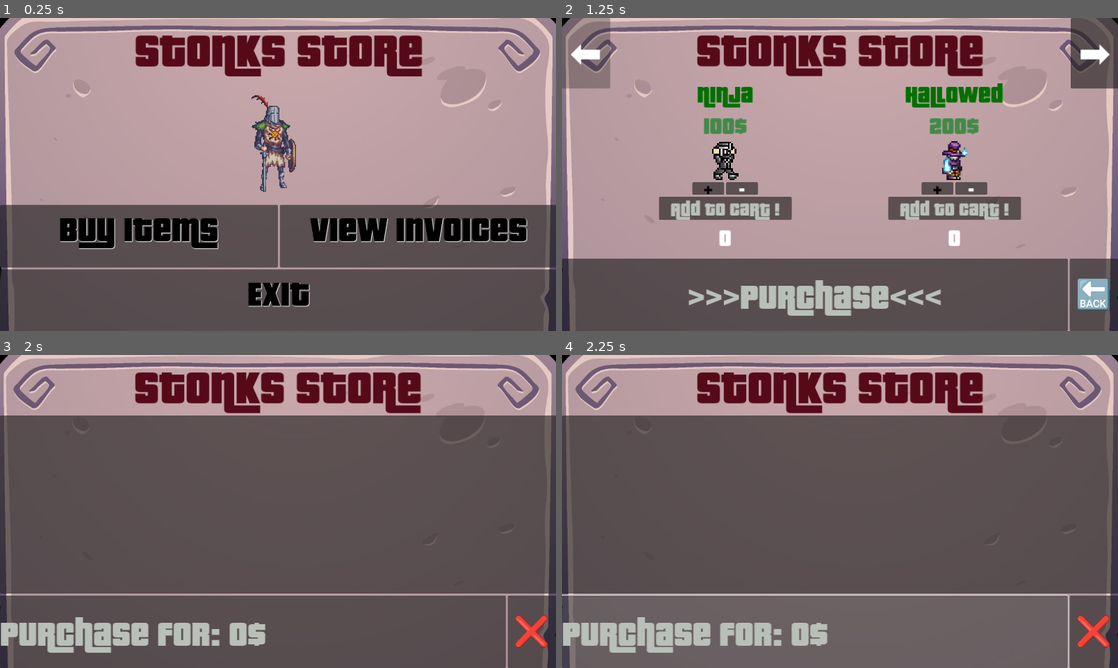
Above: before the commit, frames 1-4 (two rows, left to right).
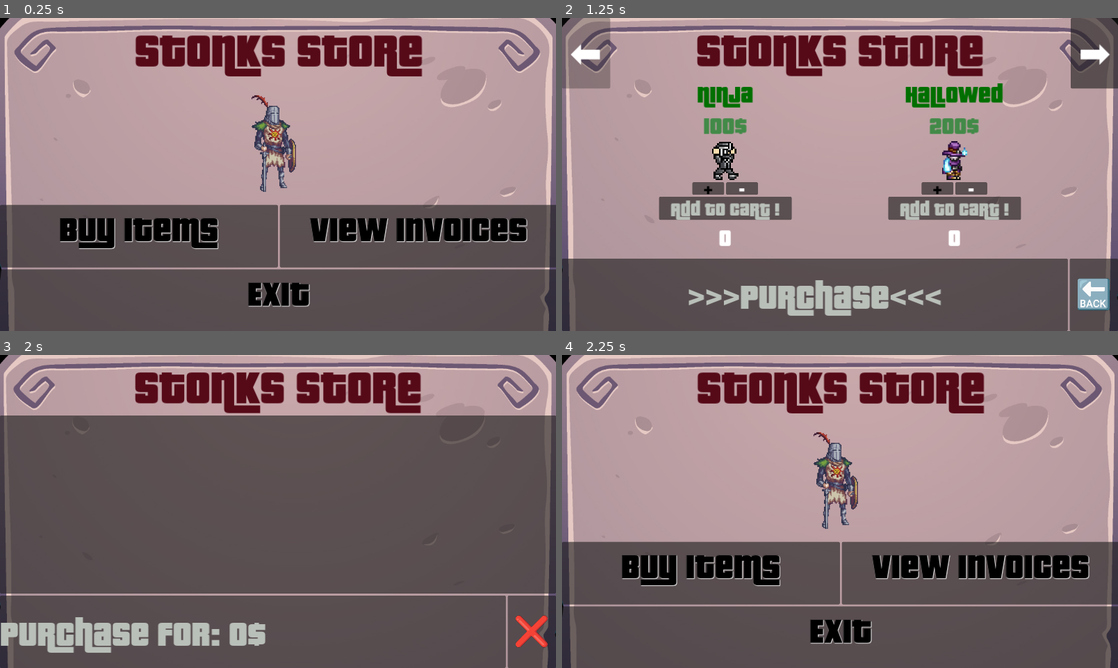
Above: after the commit, the same moments.

Repository: ImTheo/Stonks
Game: Godot game, scene res://main.tscn
Two runs of this game, one before a commit and one after it. Both use one fixed random seed, a clock stepped at 60 frames per second and the inputs below.
Inputs:
- Up to frame 1 (0.25 s): no input
- Up to frame 2 (1.25 s): click "Buy Items" at 0.5 s
- Up to frame 3 (2 s): click ">>>Purchase<<<" at 1.25 s
- Up to frame 4 (2.25 s): click "Purchase for: 0$" at 2 s

Frames 1-3 are identical in both runs. In frame 4, 52% of the frame differs, in the area x 0-100%, y 0-100%.

Commit message:
use of resource

Diff:
--- /dev/null
+++ b/Assets/storeItems/productos.tres
@@ -0,0 +1,43 @@
+[gd_resource type="Resource" script_class="ProductsItems" load_steps=8 format=3]
+
+[ext_resource type="Script" path="res://Product/Product.gd" id="1_4gsba"]
+[ext_resource type="Script" path="res://Resources/ProductItems.gd" id="2_vd4a8"]
+
+[sub_resource type="Resource" id="Resource_y81vf"]
+script = ExtResource("1_4gsba")
+name = "Ninja"
+price = 100.0
+texture_asset = "res://Assets/storeItems/ninja.png"
+count = 0
+
+[sub_resource type="Resource" id="Resource_62ll2"]
+script = ExtResource("1_4gsba")
+name = "Hallowed"
+price = 200.0
+texture_asset = "res://Assets/storeItems/Hallowed_armor.png"
+count = 0
+
+[sub_resource type="Resource" id="Resource_tt0yl"]
+script = ExtResource("1_4gsba")
+name = "Gladiator"
+price = 200.0
+texture_asset = "res://Assets/storeItems/Gladiator_armor_female.png"
+count = 0
+
+[sub_resource type="Resource" id="Resource_qbhb7"]
+script = ExtResource("1_4gsba")
+name = "Turtle"
+price = 123.0
+texture_asset = "res://Assets/storeItems/Turtle_armor.png"
+count = 0
+
+[sub_resource type="Resource" id="Resource_6ejo2"]
+script = ExtResource("1_4gsba")
+name = "Spider"
+price = 50.42
+texture_asset = "res://Assets/storeItems/Spider_armor.png"
+count = 0
+
+[resource]
+script = ExtResource("2_vd4a8")
+products = Array[ExtResource("1_4gsba")]([SubResource("Resource_y81vf"), SubResource("Resource_62ll2"), SubResource("Resource_tt0yl"), SubResource("Resource_qbhb7"), SubResource("Resource_6ejo2")])
--- a/Cart/PurchaseScene.gd
+++ b/Cart/PurchaseScene.gd
@@ -1,10 +1,10 @@
 class_name Cart
 extends Control
 
-@export var products:Array[Product] = ProductsItems.new().products
 @onready var products_container = [%Product_1,%Product_2]
 var current_page:int = 1
 var next_page:int = current_page + 1
+var products = preload("res://productos.tres").products
 
 func _ready():
 	show_next_pages_buttons()
--- a/Checkout/Checkout.gd
+++ b/Checkout/Checkout.gd
@@ -2,25 +2,29 @@
 
 @onready var products:Array[Product] = CartList.products
 var save_object = SaveResource.new()
+var header:String
+var detail:String
+var invoice:String
 
 func _ready():
 	CartList.products = []
+	poblateItemList()
+	$VBoxContainer/HBoxContainer/Button_ConfirmPurchase/Title_ConfirmPurchase.text = "Purchase for: " + str(calculate_total()) + "$"
+
+func poblateItemList():
 	var itemList:ItemList = $VBoxContainer/HBoxContainer_Products/ItemList as ItemList
-	var header:String
-	var detail:String
-	var invoice:String
 	for product:Product in products:
 		header = product.name
 		detail = "#" + str(product.count) + " x " + str(product.price) + "€"
 		invoice = detail + " " + header
 		itemList.add_item(invoice, load(product.texture_asset))
-	$VBoxContainer/HBoxContainer/Button_ConfirmPurchase/Title_ConfirmPurchase.text = "Purchase for: " + str(calculate_total()) + "$"
 
 func _on_button_confirm_purchase_pressed():
 	var invoice:Invoice = Invoice.new()
 	invoice.products = products
 	invoice.total = calculate_total()
 	save_object.write_saveInvoice(invoice)
+	get_tree().change_scene_to_file("res://main.tscn")
 
 func calculate_total() -> float:
 	var total:float = 0
--- a/Product/Product.gd
+++ b/Product/Product.gd
@@ -5,12 +5,6 @@
 @export var texture_asset:String
 @export var count:int
 
-func _init(name:String,price:float,texture:String):
-	self.name = name
-	self.price = price
-	self.texture_asset = texture
-	self.count = 0
-
 func increment_count():
 	count = count+1
 
--- a/Resources/ProductItems.gd
+++ b/Resources/ProductItems.gd
@@ -1,16 +1,11 @@
+class_name ProductsItems
 extends Resource
-class_name ProductsItems
-
-@export var products_data:Array[Dictionary] = [{"name":"Ninja","price":100,"texture":"res://Assets/storeItems/ninja.png"},
-{"name":"Hallowed","price":200,"texture":"res://Assets/storeItems/Hallowed_armor.png"},
-{"name":"Gladiator","price":200,"texture":"res://Assets/storeItems/Gladiator_armor_female.png"},
-{"name":"Turtle","price":123,"texture":"res://Assets/storeItems/Turtle_armor.png"},
-{"name":"Spider","price":50.42,"texture":"res://Assets/storeItems/Spider_armor.png"},
-# {"name":"Ale","price":666,"texture":"res://Assets/storeItems/Adamantite_armor.png"}
-]
-
-var products:Array[Product]
-
-func _init():
-	for product in products_data:
-		products.append(Product.new(product["name"],product["price"],product["texture"]))
+#var products_data:Array[Dictionary] = [{"name":"Ninja","price":100,"texture":"res://Assets/storeItems/ninja.png"},
+#{"name":"Hallowed","price":200,"texture":"res://Assets/storeItems/Hallowed_armor.png"},
+#{"name":"Gladiator","price":200,"texture":"res://Assets/storeItems/Gladiator_armor_female.png"},
+#{"name":"Turtle","price":123,"texture":"res://Assets/storeItems/Turtle_armor.png"},
+#{"name":"Spider","price":50.42,"texture":"res://Assets/storeItems/Spider_armor.png"},
+## {"name":"Ale","price":666,"texture":"res://Assets/storeItems/Adamantite_armor.png"}
+#]
+@export var products:Array[Product]
+#@export var lol:String = ""
--- a/Saves/invoice21_29_48.tres
+++ b/Saves/invoice21_29_48.tres
@@ -1,4 +1,4 @@
-[gd_resource type="Resource" script_class="SaveResource" load_steps=7 format=3]
+[gd_resource type="Resource" script_class="SaveResource" load_steps=7 format=3 uid="uid://bf23atyl7eu0p"]
 
 [ext_resource type="Script" path="res://Product/Product.gd" id="1_k20pt"]
 [ext_resource type="Script" path="res://Resources/Invoices.gd" id="2_c7nh7"]
--- /dev/null
+++ b/Saves/invoice21_35_57.tres
@@ -0,0 +1,42 @@
+[gd_resource type="Resource" script_class="SaveResource" load_steps=9 format=3 uid="uid://dga06rrka2q7d"]
+
+[ext_resource type="Script" path="res://Product/Product.gd" id="1_kwrjs"]
+[ext_resource type="Script" path="res://Resources/Invoices.gd" id="2_i3mnb"]
+[ext_resource type="Script" path="res://Checkout/save_invoice.gd" id="3_p80tm"]
+
+[sub_resource type="Resource" id="Resource_12ict"]
+script = ExtResource("1_kwrjs")
+name = "Ninja"
+price = 100.0
+texture_asset = "res://Assets/storeItems/ninja.png"
+count = 2
+
+[sub_resource type="Resource" id="Resource_xdd8n"]
+script = ExtResource("1_kwrjs")
+name = "Hallowed"
+price = 200.0
+texture_asset = "res://Assets/storeItems/Hallowed_armor.png"
+count = 3
+
+[sub_resource type="Resource" id="Resource_0idt3"]
+script = ExtResource("1_kwrjs")
+name = "Turtle"
+price = 123.0
+texture_asset = "res://Assets/storeItems/Turtle_armor.png"
+count = 1
+
+[sub_resource type="Resource" id="Resource_asmuo"]
+script = ExtResource("1_kwrjs")
+name = "Spider"
+price = 50.42
+texture_asset = "res://Assets/storeItems/Spider_armor.png"
+count = 3
+
+[sub_resource type="Resource" id="Resource_yydj0"]
+script = ExtResource("2_i3mnb")
+products = Array[ExtResource("1_kwrjs")]([SubResource("Resource_12ict"), SubResource("Resource_xdd8n"), SubResource("Resource_0idt3"), SubResource("Resource_asmuo")])
+total = 1074.26
+
+[resource]
+script = ExtResource("3_p80tm")
+invoice = SubResource("Resource_yydj0")
--- /dev/null
+++ b/Saves/invoice21_36_33.tres
@@ -0,0 +1,28 @@
+[gd_resource type="Resource" script_class="SaveResource" load_steps=7 format=3 uid="uid://dghc8cey3c8l3"]
+
+[ext_resource type="Script" path="res://Product/Product.gd" id="1_k7gdo"]
+[ext_resource type="Script" path="res://Resources/Invoices.gd" id="2_efx7y"]
+[ext_resource type="Script" path="res://Checkout/save_invoice.gd" id="3_k1tv8"]
+
+[sub_resource type="Resource" id="Resource_4wyhe"]
+script = ExtResource("1_k7gdo")
+name = "Ninja"
+price = 100.0
+texture_asset = "res://Assets/storeItems/ninja.png"
+count = 1
+
+[sub_resource type="Resource" id="Resource_x5lqr"]
+script = ExtResource("1_k7gdo")
+name = "Hallowed"
+price = 200.0
+texture_asset = "res://Assets/storeItems/Hallowed_armor.png"
+count = 2
+
+[sub_resource type="Resource" id="Resource_63nb2"]
+script = ExtResource("2_efx7y")
+products = Array[ExtResource("1_k7gdo")]([SubResource("Resource_4wyhe"), SubResource("Resource_x5lqr")])
+total = 500.0
+
+[resource]
+script = ExtResource("3_k1tv8")
+invoice = SubResource("Resource_63nb2")
--- /dev/null
+++ b/Saves/invoice21_38_04.tres
@@ -0,0 +1,35 @@
+[gd_resource type="Resource" script_class="SaveResource" load_steps=8 format=3 uid="uid://dpwmpga2m8wmf"]
+
+[ext_resource type="Script" path="res://Product/Product.gd" id="1_jbu73"]
+[ext_resource type="Script" path="res://Resources/Invoices.gd" id="2_we8hf"]
+[ext_resource type="Script" path="res://Checkout/save_invoice.gd" id="3_slega"]
+
+[sub_resource type="Resource" id="Resource_146d7"]
+script = ExtResource("1_jbu73")
+name = "Ninja"
+price = 100.0
+texture_asset = "res://Assets/storeItems/ninja.png"
+count = 4
+
+[sub_resource type="Resource" id="Resource_fjjfa"]
+script = ExtResource("1_jbu73")
+name = "Hallowed"
+price = 200.0
+texture_asset = "res://Assets/storeItems/Hallowed_armor.png"
+count = 1
+
+[sub_resource type="Resource" id="Resource_3wjmd"]
+script = ExtResource("1_jbu73")
+name = "Turtle"
+price = 123.0
+texture_asset = "res://Assets/storeItems/Turtle_armor.png"
+count = 2
+
+[sub_resource type="Resource" id="Resource_hmh1k"]
+script = ExtResource("2_we8hf")
+products = Array[ExtResource("1_jbu73")]([SubResource("Resource_146d7"), SubResource("Resource_fjjfa"), SubResource("Resource_3wjmd")])
+total = 846.0
+
+[resource]
+script = ExtResource("3_slega")
+invoice = SubResource("Resource_hmh1k")
--- /dev/null
+++ b/productos.tres
@@ -0,0 +1,44 @@
+[gd_resource type="Resource" script_class="ProductsItems" load_steps=8 format=3 uid="uid://ca83ryge56ohw"]
+
+[ext_resource type="Script" path="res://Product/Product.gd" id="1_r6cns"]
+[ext_resource type="Script" path="res://Resources/ProductItems.gd" id="2_26sf0"]
+
+[sub_resource type="Resource" id="Resource_j8kqn"]
+script = ExtResource("1_r6cns")
+name = "Ninja"
+price = 100.0
+texture_asset = "res://Assets/storeItems/ninja.png"
+count = 0
+
+[sub_resource type="Resource" id="Resource_wfs2d"]
+script = ExtResource("1_r6cns")
+name = "Hallowed"
+price = 200.0
+texture_asset = "res://Assets/storeItems/Hallowed_armor.png"
+count = 0
+
+[sub_resource type="Resource" id="Resource_7nyer"]
+script = ExtResource("1_r6cns")
+name = "Gladiator"
+price = 0.0
+texture_asset = "res://Assets/storeItems/Gladiator_armor_female.png"
+count = 0
+
+[sub_resource type="Resource" id="Resource_3cnhr"]
+script = ExtResource("1_r6cns")
+name = "Turtle"
+price = 123.0
+texture_asset = "res://Assets/storeItems/Turtle_armor.png"
+count = 0
+
+[sub_resource type="Resource" id="Resource_tu303"]
+script = ExtResource("1_r6cns")
+name = "Spider"
+price = 50.42
+texture_asset = "res://Assets/storeItems/Spider_armor.png"
+count = 0
+
+[resource]
+resource_local_to_scene = true
+script = ExtResource("2_26sf0")
+products = Array[ExtResource("1_r6cns")]([SubResource("Resource_j8kqn"), SubResource("Resource_wfs2d"), SubResource("Resource_7nyer"), SubResource("Resource_3cnhr"), SubResource("Resource_tu303")])
